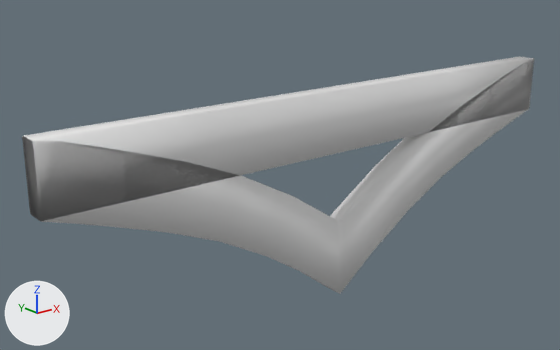
Before and after pictures for a commit that changed the Blender file Aether_unity_2019/Assets/Aether/Models/Blend/note indicators.blend.
Camera for both pictures: a camera (50 mm lens) standing at (-0.247, -0.265, 0.116) and looking at (-0.02, 0.019, 0.002). Lighting does not change. The marker at lower left points along +X, +Y and +Z.

Script lines for the objects in view, before the commit:
```python
cu_nurbspath_001 = bpy.data.curves.new('NurbsPath.001', 'CURVE')
cu_nurbspath_001.dimensions = '3D'
_sp = cu_nurbspath_001.splines.new('NURBS'); _sp.points.add(3)
_sp.points.foreach_set('co', [-0.15, 0.0, 0.0307, 1.0, -0.144, 0.0, 0.0307, 1.0, -0.0404, 0.0, -0.00564, 1.0, 0.0146, 0.0, -0.0513, 1.0])
_sp.order_u = 3
_sp.order_v = 0
_sp.resolution_u = 3
_sp.use_endpoint_u = True
_sp = cu_nurbspath_001.splines.new('NURBS'); _sp.points.add(1)
_sp.points.foreach_set('co', [-0.15, 0.0, 0.0307, 1.0, -0.00213, 0.0, 0.0307, 1.0])
_sp.order_u = 2
_sp.order_v = 0
_sp.resolution_u = 3
_sp.use_endpoint_u = True
cu_nurbspath_001.use_path = True
cu_nurbspath_001.bevel_resolution = 3
cu_nurbspath_001.extrude = 0.015
cu_nurbspath_001.resolution_u = 3
cu_nurbspath_001.fill_mode = 'FULL'
ob_arrow = bpy.data.objects.new('Arrow', cu_nurbspath_001)
ob_arrow.location = (0.0, 0.0, 0.0)
_m = ob_arrow.modifiers.new('Mirror', 'MIRROR')
_m.use_bisect_axis = (True, False, False)
_m.use_bisect_flip_axis = (True, False, False)
_m.merge_threshold = 0.007
_m = ob_arrow.modifiers.new('Solidify', 'SOLIDIFY')
_m.offset = 0.0
```
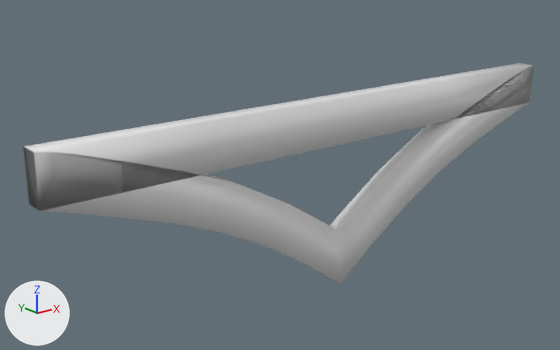
Commit message: adjust note arrow again

Where the change shows, as pixel boxes [x1, y1, x2, y2] in the pictures (560 x 350 px):
```json
{"object": "Arrow", "change": "reshaped", "before": [22, 56, 534, 294], "after": [23, 63, 534, 285], "on screen": "7% shorter"}
```

Scene script edits in JSON lines:
```json
{"op": "set", "path": "cu_nurbspath_001.extrude", "old": "0.015", "new": "0.011"}
```
